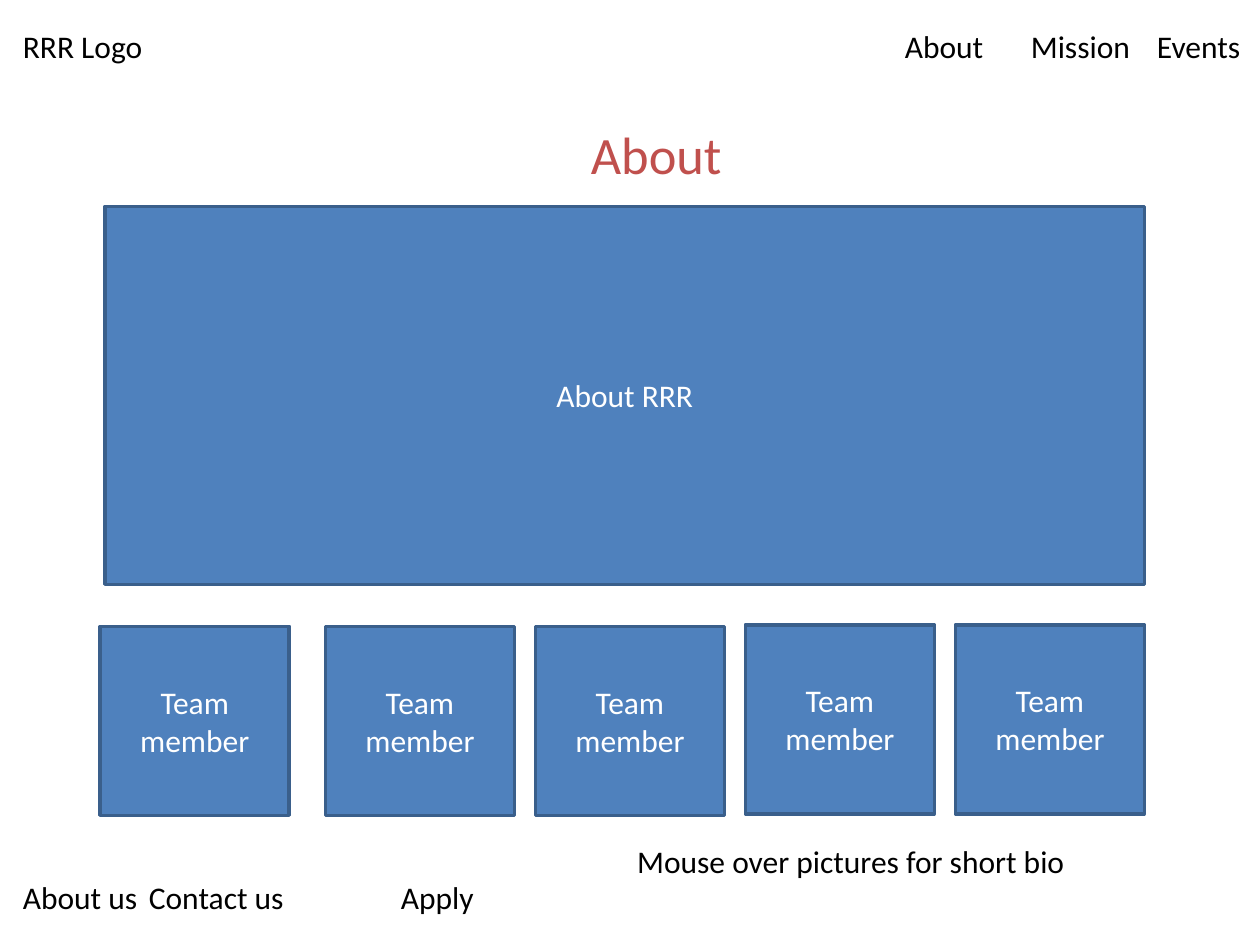
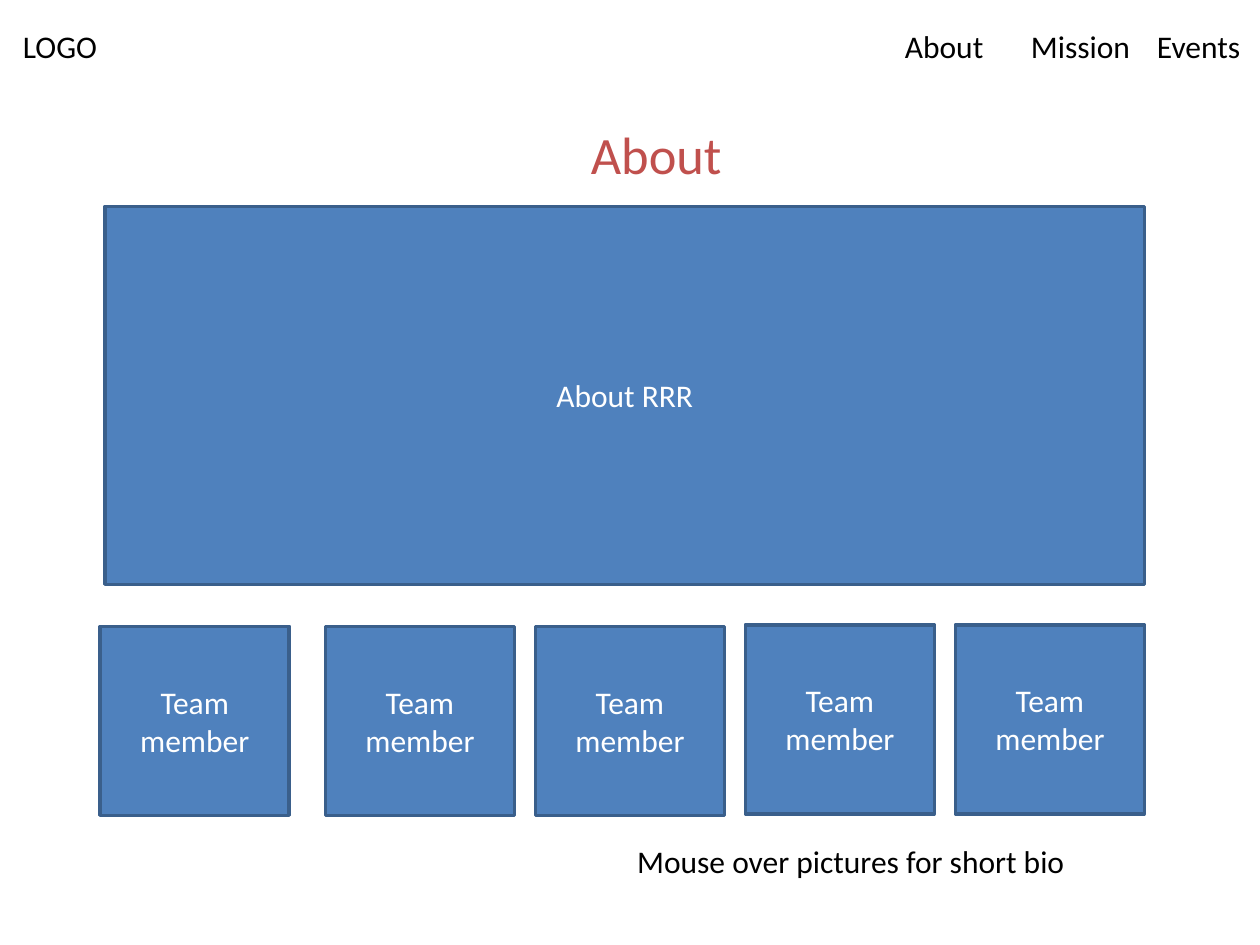
Before and after one commit to mdreid/RRR, a slide deck: slide 2 of Frontend design.pptx (slide 6 before the commit). Drawn at 1260x945 pixels with LibreOffice and Linux fonts; fonts in the diff are those of the drawing. Boxes give left, top, right and bottom in pixels: in the first picture for what was removed or moved away, otherwise in the second. Text is boxed around its words. In the diff, an @@ line names an element or a change of style, - is before the commit and + after.

```diff
--- a/Frontend design.pptx
+++ b/Frontend design.pptx
@@ text at [23,36,1240,59]: text changed @@
-RRR Logo About Mission Events
+LOGO About Mission Events
@@ text removed at [23,887,474,914] @@
-About us Contact us Apply
```
Also in this commit, not shown: 4 other slides changed, 4 slides added, 1 slide removed, 4 other files.
